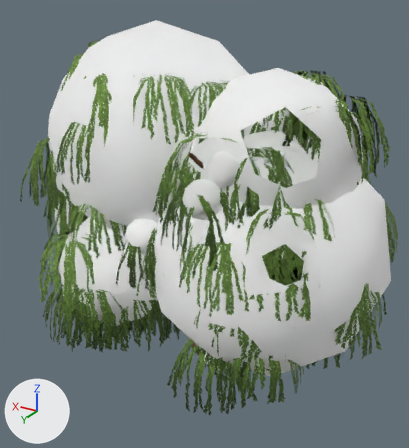
One commit to the glTF model assets/trees/willow/willow.gltf: the scene before it, then after it.
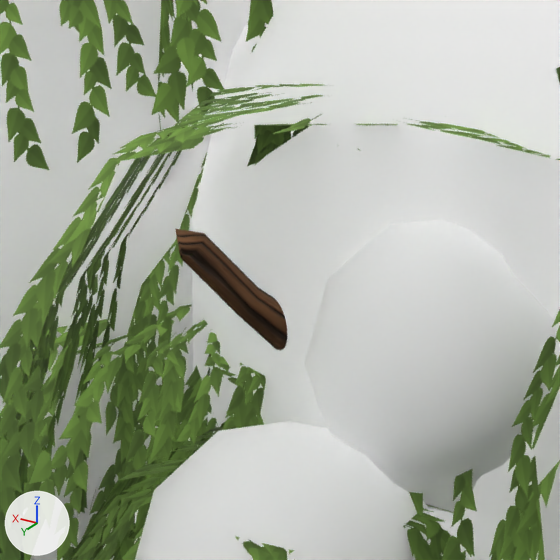
Old and new are each drawn whole from a 50 mm lens placed at (-8.31, 14.37, 10.72), pointed at (0.3, 0.01, 3.54) and again close up on the part from 40% to 59% of the width and 27% to 44% of the height. The axes (+X, +Y, +Z) are drawn at lower left. The lights are the same throughout. The first two pictures are the older version. Everything nearer to the camera than a plane just in front of the edit is cut away. Objects named as collision shapes, trigger or cutter boxes, shadow casters or lower levels of detail are left out. Where no turn or scale is listed for an object, it has been applied to the vertices. Vertices at exactly the same position are counted once.

Names of what the first close-up shows: 'willow_leaves_LOD0', 'willow_shadow_LOD0', 'willow_trunk_LOD0'.
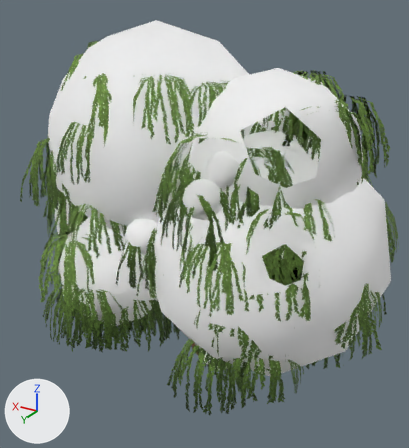
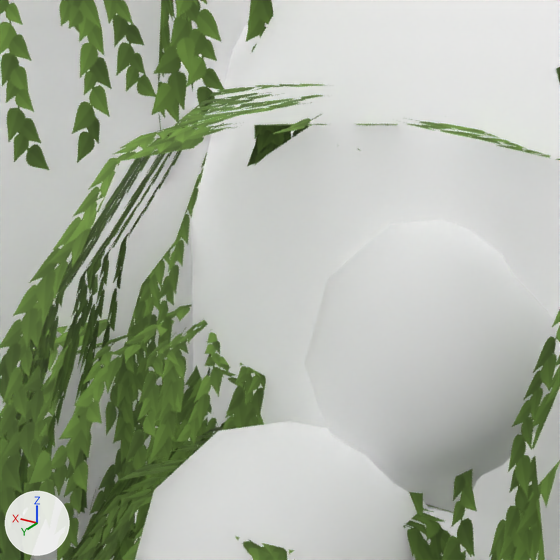
Boxes (x1, y1, x2, y2) around the edits, measured in the close-ups (560 x 560 px):
'willow_trunk_LOD0', reshaped (not visible afterwards): before (175, 229, 287, 351)

The edits, one by one:
me_bark_lod0 is used by ob_willow_trunk_lod0; location (0.0, 0.0, 0.0).
me_bark_lod0 had 2991 vertices, 5356 faces and spanned x -3.34..4.34, y -3.77..3.57, z -0.96..7.16.
me_bark_lod0 now has 2951 vertices, 5276 faces and spans x -3.34..4.34, y -3.77..3.57, z -0.96..7.16.
Part 1, on me_bark_lod0:
60 vertices are removed from x -1.66..-1.25, y 2.97..3.36, z 6.45..6.96.
139 faces are deleted.
15 vertices are added at x -1.66..-1.5, y 2.99..3.13, z 6.44..6.58.
5 new vertices lie (0.0, 0.16, 0.09) away from vertices in x -1.66..-1.55, y 2.83..2.86, z 6.42..6.48.
59 new faces join them.
